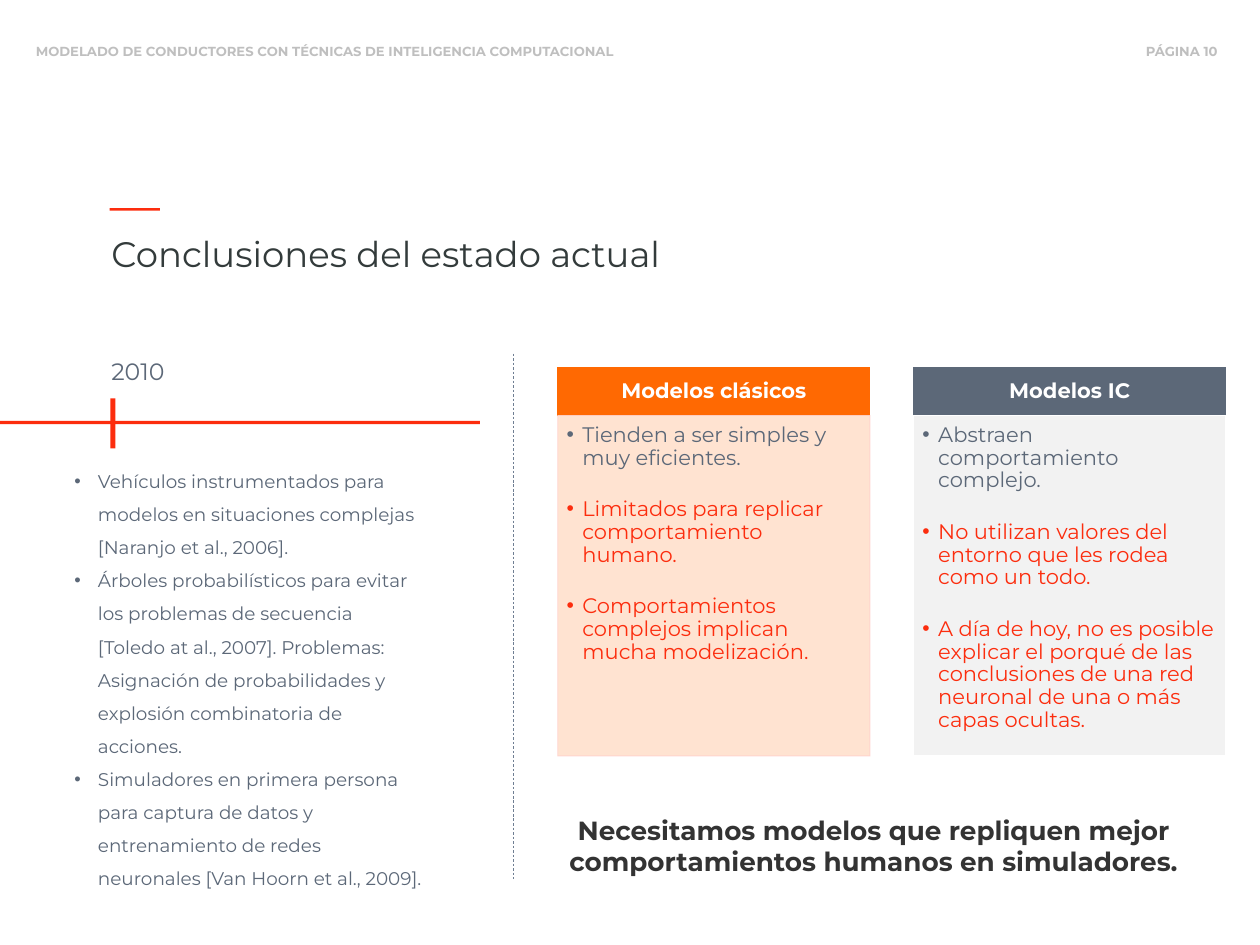
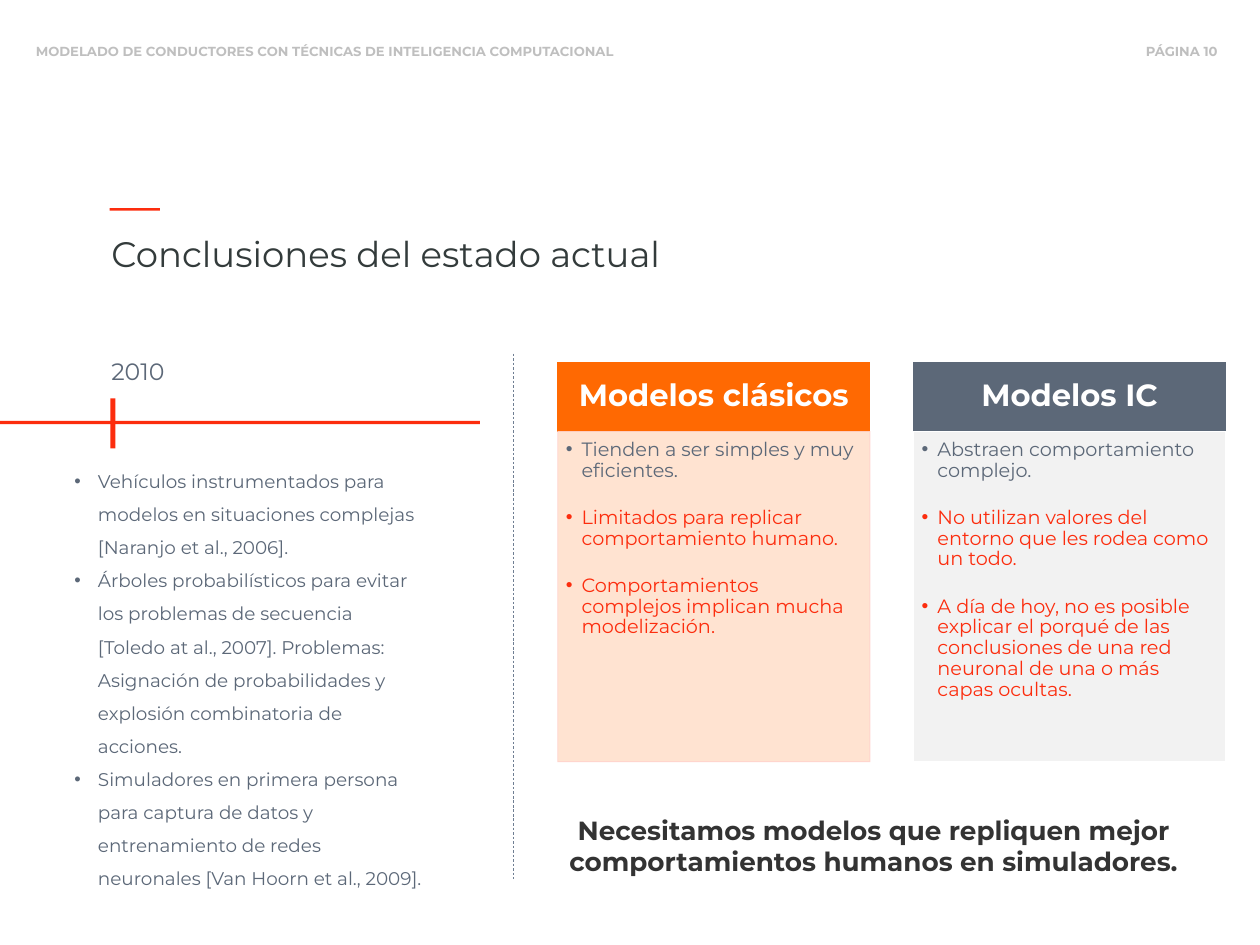
Before and after one commit to blazaid/PhD-Alberto, a slide deck: slide 10 of slides/phd-slides.pptx. Drawn at 1260x945 pixels with LibreOffice and Linux fonts; fonts in the diff are those of the drawing. Boxes give left, top, right and bottom in pixels: in the first picture for what was removed or moved away, otherwise in the second. Text is boxed around its words. In the diff, an @@ line names an element or a change of style, - is before the commit and + after.

```diff
--- a/slides/phd-slides.pptx
+++ b/slides/phd-slides.pptx
@@ text "Modelos clásicos" at bbox=[579, 382, 849, 407]: size 24 to 35 pt; more space between paragraphs @@
@@ rectangle: place and size @@
-rectangle at bbox=[558, 368, 869, 416]
+rectangle at bbox=[558, 362, 869, 432]
@@ text "Modelos IC" at bbox=[981, 383, 1158, 407]: size 24 to 35 pt; more space between paragraphs @@
@@ rectangle: place and size @@
-rectangle at bbox=[914, 368, 1225, 416]
+rectangle at bbox=[914, 362, 1225, 432]
@@ text "Tienden a ser simples y ...": place and size @@
-text "Tienden a ser simples y ..." at bbox=[582, 426, 826, 659]
+text "Tienden a ser simples y ..." at bbox=[582, 441, 854, 633]
@@ text "Tienden a ser simples y ..." at bbox=[582, 441, 854, 633]: size 24 to 22 pt @@
@@ rectangle: place and size @@
-rectangle at bbox=[558, 416, 869, 756]
+rectangle at bbox=[558, 432, 869, 762]
@@ text "Abstraen comportamiento complejo." at bbox=[937, 441, 1208, 700]: size 24 to 22 pt @@
@@ text "Abstraen comportamiento complejo.": place and size @@
-text "Abstraen comportamiento complejo." at bbox=[938, 426, 1214, 731]
+text "Abstraen comportamiento complejo." at bbox=[937, 441, 1208, 700]
@@ rectangle: place and size @@
-rectangle at bbox=[914, 416, 1225, 756]
+rectangle at bbox=[914, 432, 1225, 762]
```
Also in this commit, not shown: 2 other slides changed, 2 other files.
